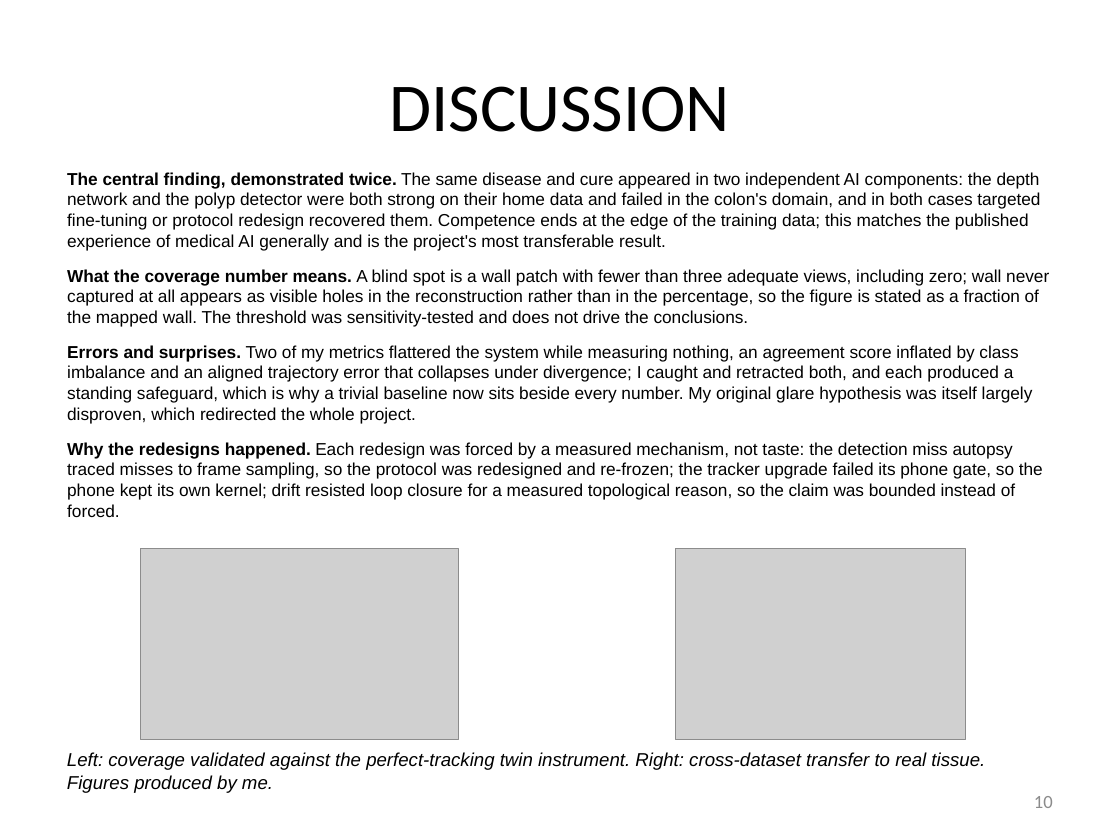
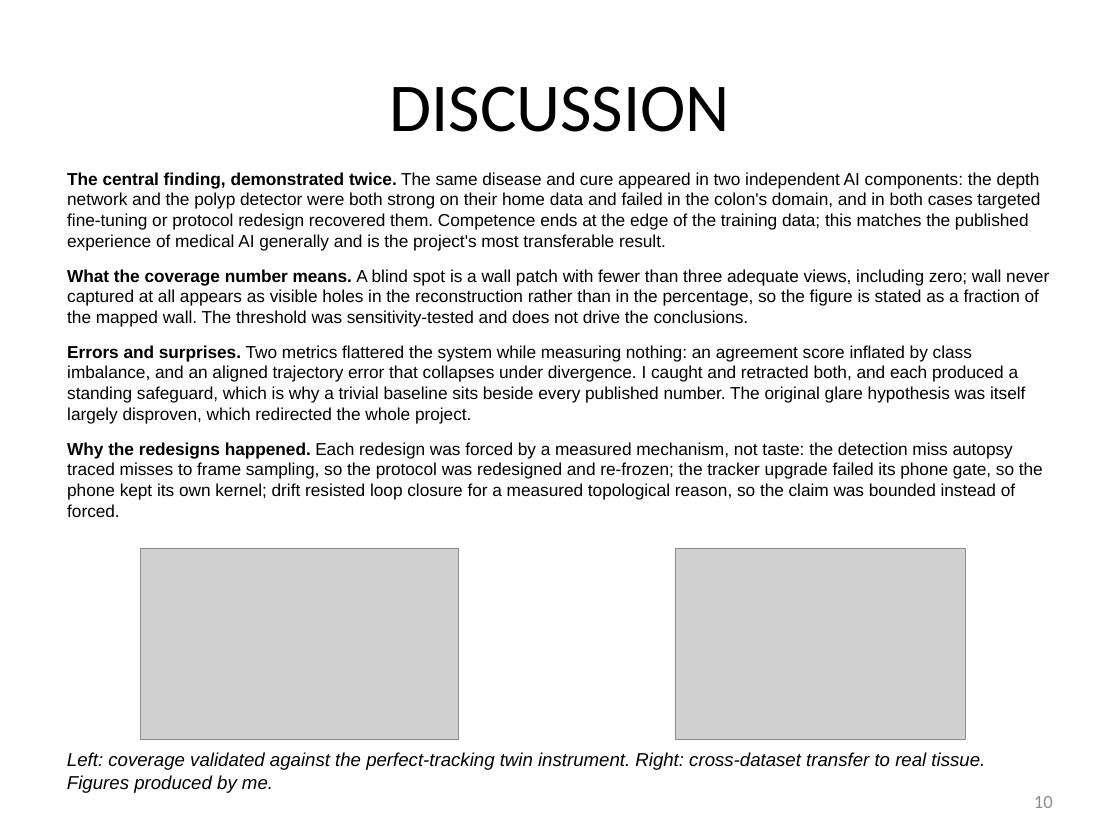
Before and after one commit to bluMoonx/EndoscopicMonocularSLAM, a slide deck: slide 10 of presentation/Argus_GSDSEF_2027_Digital_Presentation.pptx. Drawn at 1120x840 pixels with LibreOffice and Linux fonts; fonts in the diff are those of the drawing; grey boxes stand for pictures. Boxes give left, top, right and bottom in pixels: in the first picture for what was removed or moved away, otherwise in the second. Text is boxed around its words. In the diff, an @@ line names an element or a change of style, - is before the commit and + after.

```diff
--- a/presentation/Argus_GSDSEF_2027_Digital_Presentation.pptx
+++ b/presentation/Argus_GSDSEF_2027_Digital_Presentation.pptx
@@ text at (67,345,1025,424): text changed @@
-Errors and surprises. Two of my metrics flattered the system while measuring nothing, an agreement score inflated by class imbalance and an aligned trajectory error that collapses under divergence; I caught and retracted both, and each produced a standing safeguard, which is why a trivial baseline now sits beside every number. My original glare hypothesis was itself largely disproven, which redirected the whole project.
+Errors and surprises. Two metrics flattered the system while measuring nothing: an agreement score inflated by class imbalance, and an aligned trajectory error that collapses under divergence. I caught and retracted both, and each produced a standing safeguard, which is why a trivial baseline sits beside every published number. The original glare hypothesis was itself largely disproven, which redirected the whole project.
```
Also in this commit, not shown: 9 other slides changed, 1 other file.
